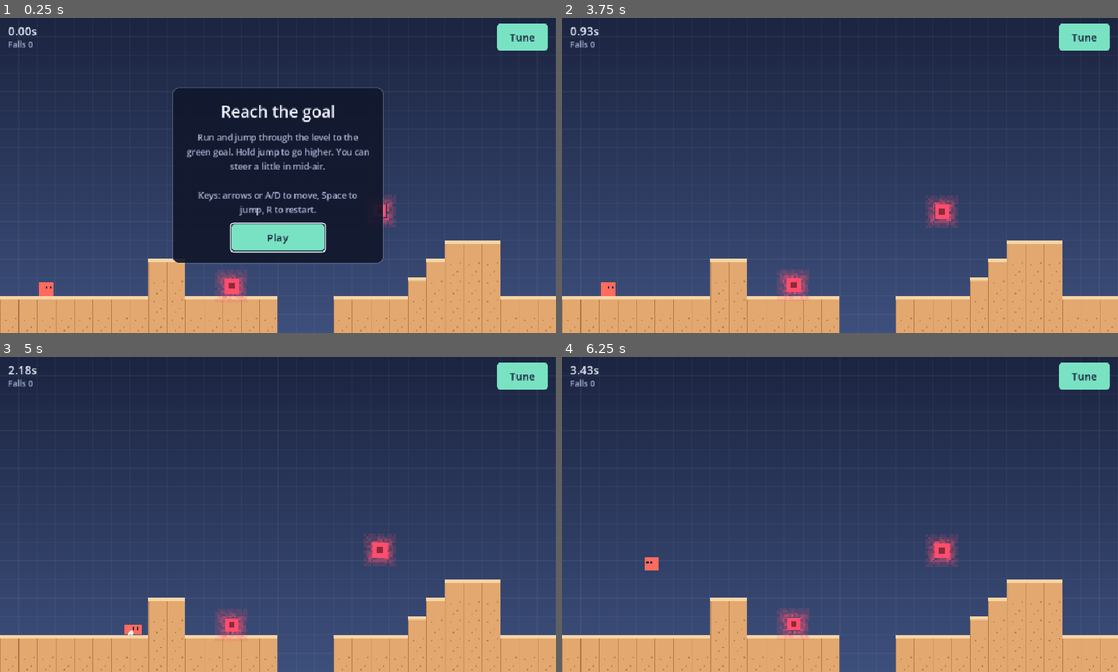
Above: before the commit, frames 1-4 (two rows, left to right).
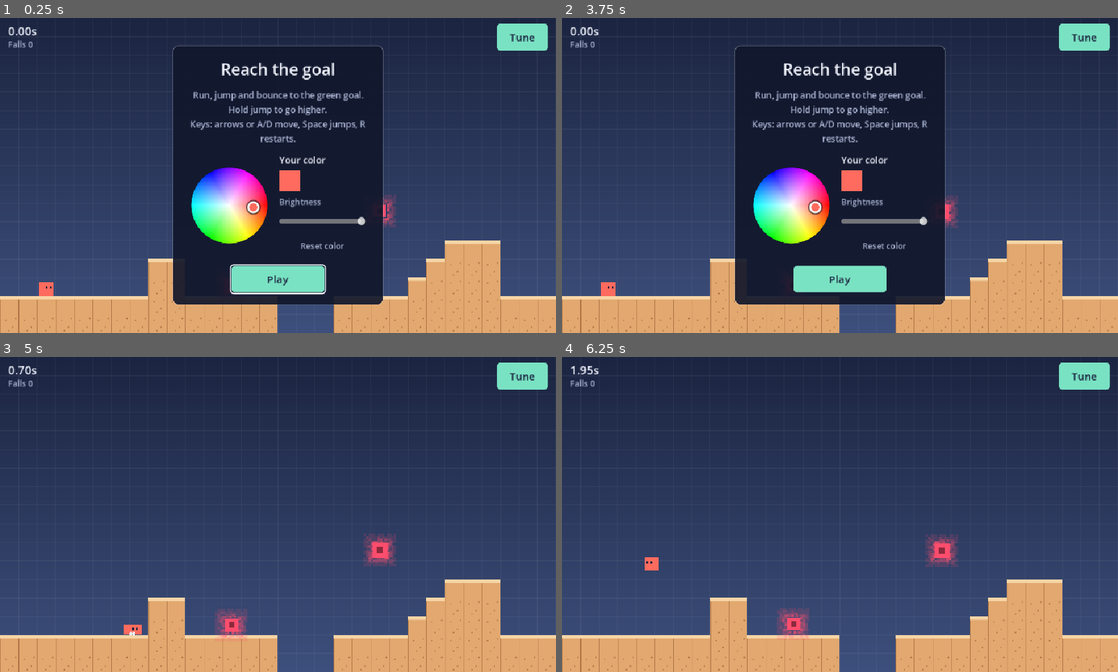
Above: after the commit, the same moments.

Repository: Wut-Lab/Gdtest
Game: Godot game, scene res://scenes/main.tscn
Same seed, same stepped clock (60 frames per second), same inputs: the game is played once before the commit and once after it.
Inputs (mouse positions are in pixels of both pictures, inside the frame that each line leads up to):
- Up to frame 1 (0.25 s): no input
- Up to frame 2 (3.75 s): click (884, 244) at 0.5 s, where only the run after the commit has a clickable "Reset color"; click "Tune" at 1.25 s; click (840, 279) at 2 s, where only the run after the commit has a clickable "Play"; click (840, 279) at 2.75 s, where only the run after the commit has a clickable "Play"; click "Done" at 3.5 s
- Up to frame 3 (5 s): move the mouse to (400, 498) at 4.27 s; hold Right (move_right) from 4.28 s (still down); hold Space (jump) from 4.28 s (still down); click (400, 498) at 4.42 s
- Up to frame 4 (6.25 s): release Right (move_right) at 5 s; release Space (jump) at 5 s; drag from (728, 530) to (940, 549) at 5.02 s; move the mouse to (895, 445) at 5.77 s; hold Left (move_left) from 5.78 s (still down); hold Space (jump) from 5.78 s (still down); click (895, 445) at 5.92 s

The runs differ from the first frame. In frame 1, 17% of the frame differs, in the area x 31-69%, y 8-91%; in frame 2, 31%, in the area x 3-69%, y 2-91%; in frame 3, less than 0.1%; in frame 4, less than 0.1%.

Commit message:
Add a color wheel to the start menu for the player's color
- ColorWheel control: angle picks the hue, distance from the center picks how
  vivid; tap or drag. A brightness slider, live preview and quiet Reset link
  sit beside it. The choice is saved on the device.
- Player eyes switch to light on dark colors so they stay visible.
- Shorter start-menu text so the picker fits in landscape and portrait.

Co-Authored-By: Claude Opus 5.5 <noreply@anthropic.com>
Claude-Session: https://claude.ai/code/session_013BExeN3Av7UrPxUm7ac5Ht

Diff:
--- a/levels/level_01.tscn
+++ b/levels/level_01.tscn
@@ -6,17 +6,17 @@
 [ext_resource type="PackedScene" path="res://scenes/goal.tscn" id="4_j0sdw"]
 [ext_resource type="Script" path="res://scripts/goal.gd" id="5_jy02f"]
 
-[node name="Level01" type="Node2D" unique_id=1044882721]
+[node name="Level01" type="Node2D" unique_id=104871188]
 script = ExtResource("1_mllcm")
 map_file = "res://levels/level_01.txt"
 teleporter_scene = ExtResource("2_q7ibo")
 
-[node name="Ground" type="TileMapLayer" parent="." unique_id=1589770661]
+[node name="Ground" type="TileMapLayer" parent="." unique_id=125903587]
 tile_set = ExtResource("3_cg8v6")
 
-[node name="Start" type="Marker2D" parent="." unique_id=1753432660]
+[node name="Start" type="Marker2D" parent="." unique_id=1874558907]
 position = Vector2(80, 468)
 
-[node name="Goal" type="Area2D" parent="." unique_id=1148535668 instance=ExtResource("4_j0sdw")]
+[node name="Goal" type="Area2D" parent="." unique_id=1211362678 instance=ExtResource("4_j0sdw")]
 position = Vector2(2832, 334)
 script = ExtResource("5_jy02f")
--- a/scenes/goal.tscn
+++ b/scenes/goal.tscn
@@ -5,8 +5,8 @@
 [sub_resource type="RectangleShape2D" id="RectangleShape2D_sx1j4"]
 size = Vector2(24, 24)
 
-[node name="Goal" type="Area2D" unique_id=1148535668]
+[node name="Goal" type="Area2D" unique_id=1211362678]
 script = ExtResource("1_jbojv")
 
-[node name="CollisionShape2D" type="CollisionShape2D" parent="." unique_id=317726945]
+[node name="CollisionShape2D" type="CollisionShape2D" parent="." unique_id=1954958332]
 shape = SubResource("RectangleShape2D_sx1j4")
--- a/scenes/hud.tscn
+++ b/scenes/hud.tscn
@@ -1,22 +1,23 @@
 [gd_scene format=3]
 
-[ext_resource type="Script" path="res://scripts/hud.gd" id="1_5ysmq"]
-[ext_resource type="Theme" path="res://art/ui_theme.tres" id="2_6fi6k"]
-[ext_resource type="Script" path="res://scripts/tuning_panel.gd" id="3_uo2fv"]
+[ext_resource type="Script" path="res://scripts/hud.gd" id="1_6fi6k"]
+[ext_resource type="Theme" path="res://art/ui_theme.tres" id="2_uo2fv"]
+[ext_resource type="Script" path="res://scripts/color_wheel.gd" id="3_047uy"]
+[ext_resource type="Script" path="res://scripts/tuning_panel.gd" id="4_5pdws"]
 
-[node name="HUD" type="CanvasLayer" unique_id=503562788]
+[node name="HUD" type="CanvasLayer" unique_id=282740292]
 process_mode = 3
-script = ExtResource("1_5ysmq")
+script = ExtResource("1_6fi6k")
 
-[node name="Root" type="Control" parent="." unique_id=885602796]
+[node name="Root" type="Control" parent="." unique_id=341579259]
 layout_mode = 3
 anchors_preset = 15
 anchor_right = 1.0
 anchor_bottom = 1.0
 mouse_filter = 2
-theme = ExtResource("2_6fi6k")
+theme = ExtResource("2_uo2fv")
 
-[node name="TimeLabel" type="Label" parent="Root" unique_id=820754146]
+[node name="TimeLabel" type="Label" parent="Root" unique_id=864450747]
 unique_name_in_owner = true
 layout_mode = 0
 offset_left = 14.0
@@ -26,7 +27,7 @@
 theme_type_variation = &"StatLabel"
 text = "0.00s"
 
-[node name="FallsLabel" type="Label" parent="Root" unique_id=582624327]
+[node name="FallsLabel" type="Label" parent="Root" unique_id=1519956054]
 unique_name_in_owner = true
 layout_mode = 0
 offset_left = 14.0
@@ -36,64 +37,116 @@
 theme_type_variation = &"SmallLabel"
 text = "Falls 0"
 
-[node name="StartMenu" type="CenterContainer" parent="Root" unique_id=626468508]
+[node name="StartMenu" type="CenterContainer" parent="Root" unique_id=800785806]
 unique_name_in_owner = true
 layout_mode = 0
 anchor_right = 1.0
 anchor_bottom = 1.0
 
-[node name="Panel" type="PanelContainer" parent="Root/StartMenu" unique_id=487539717]
+[node name="Panel" type="PanelContainer" parent="Root/StartMenu" unique_id=330190150]
 layout_mode = 2
 
-[node name="Box" type="VBoxContainer" parent="Root/StartMenu/Panel" unique_id=1735828387]
+[node name="Box" type="VBoxContainer" parent="Root/StartMenu/Panel" unique_id=925423990]
 layout_mode = 2
 theme_override_constants/separation = 14
 
-[node name="Title" type="Label" parent="Root/StartMenu/Panel/Box" unique_id=679315434]
+[node name="Title" type="Label" parent="Root/StartMenu/Panel/Box" unique_id=871165259]
 layout_mode = 2
 theme_type_variation = &"TitleLabel"
 text = "Reach the goal"
 horizontal_alignment = 1
 
-[node name="StartBody" type="Label" parent="Root/StartMenu/Panel/Box" unique_id=1611095394]
+[node name="StartBody" type="Label" parent="Root/StartMenu/Panel/Box" unique_id=1560919276]
 unique_name_in_owner = true
 custom_minimum_size = Vector2(320, 0)
 layout_mode = 2
 theme_type_variation = &"BodyLabel"
-text = "Run and jump through the level to the green goal. Hold jump to go higher. You can steer a little in mid-air.
-
-Keys: arrows or A/D to move, Space to jump, R to restart."
+text = "Run, jump and bounce to the green goal. Hold jump to go higher.
+Keys: arrows or A/D move, Space jumps, R restarts."
 horizontal_alignment = 1
 autowrap_mode = 3
 
-[node name="PlayButton" type="Button" parent="Root/StartMenu/Panel/Box" unique_id=1932428893]
+[node name="ColorRow" type="HBoxContainer" parent="Root/StartMenu/Panel/Box" unique_id=710244679]
+layout_mode = 2
+theme_override_constants/separation = 18
+alignment = 1
+
+[node name="ColorWheel" type="Control" parent="Root/StartMenu/Panel/Box/ColorRow" unique_id=1658818585]
+unique_name_in_owner = true
+custom_minimum_size = Vector2(136, 136)
+layout_mode = 2
+script = ExtResource("3_047uy")
+
+[node name="ColorSide" type="VBoxContainer" parent="Root/StartMenu/Panel/Box/ColorRow" unique_id=992418174]
+layout_mode = 2
+theme_override_constants/separation = 8
+alignment = 1
+
+[node name="Heading" type="Label" parent="Root/StartMenu/Panel/Box/ColorRow/ColorSide" unique_id=1068769557]
+layout_mode = 2
+text = "Your color"
+
+[node name="ColorPreview" type="ColorRect" parent="Root/StartMenu/Panel/Box/ColorRow/ColorSide" unique_id=431966447]
+unique_name_in_owner = true
+custom_minimum_size = Vector2(36, 36)
+layout_mode = 2
+size_flags_horizontal = 0
+color = Color(1, 0.41960785, 0.36862746, 1)
+
+[node name="BrightnessLabel" type="Label" parent="Root/StartMenu/Panel/Box/ColorRow/ColorSide" unique_id=759119463]
+layout_mode = 2
+theme_type_variation = &"SmallLabel"
+text = "Brightness"
+
+[node name="Brightness" type="HSlider" parent="Root/StartMenu/Panel/Box/ColorRow/ColorSide" unique_id=878602400]
+unique_name_in_owner = true
+custom_minimum_size = Vector2(150, 30)
+layout_mode = 2
+min_value = 0.2
+max_value = 1.0
+step = 0.01
+value = 1.0
+
+[node name="ColorReset" type="Button" parent="Root/StartMenu/Panel/Box/ColorRow/ColorSide" unique_id=1067449474]
+unique_name_in_owner = true
+custom_minimum_size = Vector2(0, 36)
+layout_mode = 2
+theme_override_colors/font_color = Color(0.6627451, 0.7019608, 0.81960785, 1)
+theme_override_colors/font_focus_color = Color(0.6627451, 0.7019608, 0.81960785, 1)
+theme_override_colors/font_pressed_color = Color(0.6627451, 0.7019608, 0.81960785, 1)
+theme_override_colors/font_hover_color = Color(0.6627451, 0.7019608, 0.81960785, 1)
+theme_override_font_sizes/font_size = 14
+text = "Reset color"
+flat = true
+
+[node name="PlayButton" type="Button" parent="Root/StartMenu/Panel/Box" unique_id=2008351623]
 unique_name_in_owner = true
 custom_minimum_size = Vector2(160, 44)
 layout_mode = 2
 size_flags_horizontal = 4
 text = "Play"
 
-[node name="WinMenu" type="CenterContainer" parent="Root" unique_id=1818120099]
+[node name="WinMenu" type="CenterContainer" parent="Root" unique_id=1388703099]
 unique_name_in_owner = true
 visible = false
 layout_mode = 0
 anchor_right = 1.0
 anchor_bottom = 1.0
 
-[node name="Panel" type="PanelContainer" parent="Root/WinMenu" unique_id=598415976]
+[node name="Panel" type="PanelContainer" parent="Root/WinMenu" unique_id=341047799]
 layout_mode = 2
 
-[node name="Box" type="VBoxContainer" parent="Root/WinMenu/Panel" unique_id=1871867103]
+[node name="Box" type="VBoxContainer" parent="Root/WinMenu/Panel" unique_id=492068710]
 layout_mode = 2
 theme_override_constants/separation = 14
 
-[node name="Title" type="Label" parent="Root/WinMenu/Panel/Box" unique_id=1020633921]
+[node name="Title" type="Label" parent="Root/WinMenu/Panel/Box" unique_id=1854423823]
 layout_mode = 2
 theme_type_variation = &"TitleLabel"
 text = "Goal reached"
 horizontal_alignment = 1
 
-[node name="ResultLabel" type="Label" parent="Root/WinMenu/Panel/Box" unique_id=2085658110]
+[node name="ResultLabel" type="Label" parent="Root/WinMenu/Panel/Box" unique_id=1002927384]
 unique_name_in_owner = true
 custom_minimum_size = Vector2(320, 0)
 layout_mode = 2
@@ -102,14 +155,14 @@
 horizontal_alignment = 1
 autowrap_mode = 3
 
-[node name="AgainButton" type="Button" parent="Root/WinMenu/Panel/Box" unique_id=1208568601]
+[node name="AgainButton" type="Button" parent="Root/WinMenu/Panel/Box" unique_id=50989294]
 unique_name_in_owner = true
 custom_minimum_size = Vector2(160, 44)
 layout_mode = 2
 size_flags_horizontal = 4
 text = "Play again"
 
-[node name="TuneButton" type="Button" parent="Root" unique_id=1969520387]
+[node name="TuneButton" type="Button" parent="Root" unique_id=281961833]
 unique_name_in_owner = true
 layout_mode = 0
 anchor_left = 1.0
@@ -121,9 +174,9 @@
 focus_mode = 0
 text = "Tune"
 
-[node name="TuningPanel" type="Control" parent="Root" unique_id=1045437037]
+[node name="TuningPanel" type="Control" parent="Root" unique_id=281701727]
 unique_name_in_owner = true
 anchors_preset = 0
 anchor_right = 1.0
 anchor_bottom = 1.0
-script = ExtResource("3_uo2fv")
+script = ExtResource("4_5pdws")
--- a/scenes/main.tscn
+++ b/scenes/main.tscn
@@ -17,27 +17,27 @@
 height = 256
 fill_to = Vector2(0, 1)
 
-[node name="Main" type="Node" unique_id=864145207]
+[node name="Main" type="Node" unique_id=417280091]
 script = ExtResource("1_o6xl0")
 level_scene = ExtResource("2_tipki")
 player_scene = ExtResource("3_85g3d")
 
-[node name="Background" type="CanvasLayer" parent="." unique_id=2112834996]
+[node name="Background" type="CanvasLayer" parent="." unique_id=1621486216]
 layer = -1
 
-[node name="Sky" type="TextureRect" parent="Background" unique_id=258648770]
+[node name="Sky" type="TextureRect" parent="Background" unique_id=1198644380]
 anchors_preset = 15
 anchor_right = 1.0
 anchor_bottom = 1.0
 texture = SubResource("GradientTexture2D_jkv2x")
 expand_mode = 1
 
-[node name="World" type="Node2D" parent="." unique_id=1890396854]
+[node name="World" type="Node2D" parent="." unique_id=1812039099]
 
-[node name="HUD" type="CanvasLayer" parent="." unique_id=503562788 instance=ExtResource("4_choun")]
+[node name="HUD" type="CanvasLayer" parent="." unique_id=282740292 instance=ExtResource("4_choun")]
 process_mode = 3
 script = ExtResource("5_ya4ey")
 
-[node name="TouchControls" type="CanvasLayer" parent="." unique_id=190659222 instance=ExtResource("6_eb6dy")]
+[node name="TouchControls" type="CanvasLayer" parent="." unique_id=156527928 instance=ExtResource("6_eb6dy")]
 layer = 2
 script = ExtResource("7_trceg")
--- a/scenes/player.tscn
+++ b/scenes/player.tscn
@@ -8,18 +8,18 @@
 [sub_resource type="Gradient" id="Gradient_qhqgy"]
 colors = PackedColorArray(0.93333334, 0.94509804, 0.98039216, 0.9, 0.93333334, 0.94509804, 0.98039216, 0)
 
-[node name="Player" type="CharacterBody2D" unique_id=484297531]
+[node name="Player" type="CharacterBody2D" unique_id=806548066]
 floor_snap_length = 4.0
 script = ExtResource("1_3vyb7")
 
-[node name="CollisionShape2D" type="CollisionShape2D" parent="." unique_id=339726106]
+[node name="CollisionShape2D" type="CollisionShape2D" parent="." unique_id=446521383]
 shape = SubResource("RectangleShape2D_g2els")
 
-[node name="Camera2D" type="Camera2D" parent="." unique_id=707137153]
+[node name="Camera2D" type="Camera2D" parent="." unique_id=650367008]
 position_smoothing_enabled = true
 position_smoothing_speed = 8.0
 
-[node name="Dust" type="CPUParticles2D" parent="." unique_id=1971571541]
+[node name="Dust" type="CPUParticles2D" parent="." unique_id=2112200561]
 position = Vector2(0, 12)
 emitting = false
 lifetime = 0.4
--- a/scenes/teleporter.tscn
+++ b/scenes/teleporter.tscn
@@ -5,8 +5,8 @@
 [sub_resource type="RectangleShape2D" id="RectangleShape2D_pce0k"]
 size = Vector2(24, 24)
 
-[node name="Teleporter" type="Area2D" unique_id=1516895863]
+[node name="Teleporter" type="Area2D" unique_id=1805111442]
 script = ExtResource("1_vurns")
 
-[node name="CollisionShape2D" type="CollisionShape2D" parent="." unique_id=1982708040]
+[node name="CollisionShape2D" type="CollisionShape2D" parent="." unique_id=231304192]
 shape = SubResource("RectangleShape2D_pce0k")
--- a/scenes/touch_controls.tscn
+++ b/scenes/touch_controls.tscn
@@ -15,13 +15,13 @@
 [sub_resource type="CircleShape2D" id="CircleShape2D_tve8x"]
 radius = 46.0
 
-[node name="TouchControls" type="CanvasLayer" unique_id=190659222]
+[node name="TouchControls" type="CanvasLayer" unique_id=156527928]
 layer = 2
 script = ExtResource("1_c1tq5")
 
-[node name="Pad" type="Node2D" parent="." unique_id=232877648]
+[node name="Pad" type="Node2D" parent="." unique_id=199549173]
 
-[node name="Left" type="TouchScreenButton" parent="Pad" unique_id=1204616539]
+[node name="Left" type="TouchScreenButton" parent="Pad" unique_id=1554233045]
 position = Vector2(18, 450)
 texture_normal = ExtResource("2_pefoi")
 texture_pressed = ExtResource("3_mc04f")
@@ -29,11 +29,11 @@
 passby_press = true
 action = "move_left"
 
-[node name="Arrow" type="Polygon2D" parent="Pad/Left" unique_id=2056087587]
+[node name="Arrow" type="Polygon2D" parent="Pad/Left" unique_id=852586417]
 color = Color(0.93333334, 0.94509804, 0.98039216, 1)
 polygon = PackedVector2Array(29, 38, 45, 24, 45, 52)
 
-[node name="Right" type="TouchScreenButton" parent="Pad" unique_id=1333948127]
+[node name="Right" type="TouchScreenButton" parent="Pad" unique_id=452209803]
 position = Vector2(106, 450)
 texture_normal = ExtResource("2_pefoi")
 texture_pressed = ExtResource("3_mc04f")
@@ -41,11 +41,11 @@
 passby_press = true
 action = "move_right"
 
-[node name="Arrow" type="Polygon2D" parent="Pad/Right" unique_id=736114822]
+[node name="Arrow" type="Polygon2D" parent="Pad/Right" unique_id=1813711132]
 color = Color(0.93333334, 0.94509804, 0.98039216, 1)
 polygon = PackedVector2Array(47, 38, 31, 24, 31, 52)
 
-[node name="Jump" type="TouchScreenButton" parent="Pad" unique_id=1821217496]
+[node name="Jump" type="TouchScreenButton" parent="Pad" unique_id=1390288498]
 position = Vector2(850, 434)
 texture_normal = ExtResource("4_i7au1")
 texture_pressed = ExtResource("5_lkmae")
@@ -53,7 +53,7 @@
 passby_press = true
 action = "jump"
 
-[node name="Label" type="Label" parent="Pad/Jump" unique_id=675447247]
+[node name="Label" type="Label" parent="Pad/Jump" unique_id=1320251436]
 offset_right = 92.0
 offset_bottom = 92.0
 theme_override_font_sizes/font_size = 18
--- /dev/null
+++ b/scripts/color_wheel.gd
@@ -0,0 +1,86 @@
+class_name ColorWheel
+extends Control
+## A touch-friendly color wheel. The angle around the wheel picks the hue; the distance from
+## the center picks how vivid the color is (center = white). Tap or drag anywhere on it.
+## Brightness is set separately (see `value`), which darkens the whole wheel to match.
+
+signal changed
+
+const TEXTURE_SIZE := 192
+
+var hue := 0.0
+var saturation := 0.0
+var value := 1.0:
+	set(v):
+		value = v
+		queue_redraw()
+
+var _wheel: ImageTexture
+
+
+func _ready() -> void:
+	mouse_filter = Control.MOUSE_FILTER_STOP
+	_wheel = _make_wheel()
+
+
+func set_hsv(h: float, s: float, v: float) -> void:
+	hue = h
+	saturation = s
+	value = v
+	queue_redraw()
+
+
+func _radius() -> float:
+	return minf(size.x, size.y) / 2.0 - 2.0
+
+
+func _center() -> Vector2:
+	return size / 2.0
+
+
+func _gui_input(event: InputEvent) -> void:
+	var pressed: bool = event is InputEventMouseButton and event.pressed \
+		and event.button_index == MOUSE_BUTTON_LEFT
+	var dragged: bool = event is InputEventMouseMotion \
+		and (event.button_mask & MOUSE_BUTTON_MASK_LEFT) != 0
+	if pressed or dragged:
+		_pick(event.position)
+		accept_event()
+
+
+func _pick(pos: Vector2) -> void:
+	var v := pos - _center()
+	hue = fposmod(v.angle() / TAU, 1.0)
+	saturation = clampf(v.length() / _radius(), 0.0, 1.0)
+	queue_redraw()
+	changed.emit()
+
+
+func _draw() -> void:
+	var r := _radius()
+	var c := _center()
+	# The wheel, darkened by the brightness setting.
+	draw_texture_rect(_wheel, Rect2(c - Vector2(r, r), Vector2(r, r) * 2.0), false,
+		Color(value, value, value))
+	# Marker: a ring showing the picked spot, filled with the picked color.
+	var at := c + Vector2.from_angle(hue * TAU) * saturation * r
+	draw_circle(at, 9.0, Color.from_hsv(hue, saturation, value))
+	draw_arc(at, 9.0, 0.0, TAU, 24, Color.WHITE, 2.5, true)
+	draw_arc(at, 11.5, 0.0, TAU, 24, Color(0, 0, 0, 0.5), 1.5, true)
+
+
+## Builds the wheel image once: hue by angle, saturation by distance, soft edge.
+func _make_wheel() -> ImageTexture:
+	var n := TEXTURE_SIZE
+	var img := Image.create_empty(n, n, false, Image.FORMAT_RGBA8)
+	var half := n / 2.0
+	for y in n:
+		for x in n:
+			var d := Vector2(x + 0.5 - half, y + 0.5 - half)
+			var dist := d.length() / half
+			if dist > 1.0:
+				continue
+			var col := Color.from_hsv(fposmod(d.angle() / TAU, 1.0), dist, 1.0)
+			col.a = clampf((1.0 - dist) * half, 0.0, 1.0)   # anti-aliased rim
+			img.set_pixel(x, y, col)
+	return ImageTexture.create_from_image(img)
--- a/scripts/hud.gd
+++ b/scripts/hud.gd
@@ -3,6 +3,7 @@
 ## Timer, fall counter, the start and win menus, and the Tune button.
 
 signal play_requested
+signal player_color_changed(color: Color)
 
 @onready var time_label: Label = %TimeLabel
 @onready var falls_label: Label = %FallsLabel
@@ -13,6 +14,13 @@
 @onready var again_button: Button = %AgainButton
 @onready var tune_button: Button = %TuneButton
 @onready var tuning_panel: TuningPanel = %TuningPanel
+@onready var color_wheel: ColorWheel = %ColorWheel
+@onready var brightness: HSlider = %Brightness
+@onready var color_preview: ColorRect = %ColorPreview
+@onready var color_reset: Button = %ColorReset
+
+## The game's built-in player color, for the Reset button. Main sets it.
+var default_color := Color("ff6b5e")
 
 
 func _ready() -> void:
@@ -20,6 +28,25 @@
 	again_button.pressed.connect(play_requested.emit)
 	tune_button.pressed.connect(tuning_panel.open)
 	tuning_panel.closed.connect(func() -> void: get_viewport().gui_release_focus())
+	color_wheel.changed.connect(_on_color_input)
+	brightness.value_changed.connect(func(_v: float) -> void: _on_color_input())
+	color_reset.pressed.connect(func() -> void:
+		set_player_color(default_color)
+		player_color_changed.emit(default_color))
+
+
+## Shows a color on the wheel, slider and preview without announcing a change.
+func set_player_color(c: Color) -> void:
+	color_wheel.set_hsv(c.h, c.s, c.v)
+	brightness.set_value_no_signal(c.v)
+	color_preview.color = c
+
+
+func _on_color_input() -> void:
+	var c := Color.from_hsv(color_wheel.hue, color_wheel.saturation, brightness.value)
+	color_wheel.value = brightness.value
+	color_preview.color = c
+	player_color_changed.emit(c)
 
 
 func show_start() -> void:
--- a/scripts/main.gd
+++ b/scripts/main.gd
@@ -3,6 +3,8 @@
 ## In a web build it also lets the page send a level in (used by the level editor).
 
 enum State { READY, PLAY, WON }
+
+const SETTINGS_PATH := "user://settings.cfg"
 
 @export var level_scene: PackedScene
 @export var player_scene: PackedScene
@@ -31,6 +33,10 @@
 	level.goal_reached.connect(_on_goal_reached)
 	hud.play_requested.connect(new_run)
 	hud.tuning_panel.player = player
+	hud.default_color = player.color
+	player.color = _load_player_color(player.color)
+	hud.set_player_color(player.color)
+	hud.player_color_changed.connect(_on_player_color_changed)
 	hud.set_stats(0.0, 0)
 	hud.show_start()
 	get_viewport().size_changed.connect(_on_screen_changed)
@@ -97,6 +103,22 @@
 	hud.set_stats(run_time, falls)
 
 
+## The player color picked on the start screen is saved on this device.
+func _on_player_color_changed(c: Color) -> void:
+	player.color = c
+	var cfg := ConfigFile.new()
+	cfg.load(SETTINGS_PATH)
+	cfg.set_value("player", "color", c)
+	cfg.save(SETTINGS_PATH)
+
+
+func _load_player_color(fallback: Color) -> Color:
+	var cfg := ConfigFile.new()
+	if cfg.load(SETTINGS_PATH) != OK:
+		return fallback
+	return cfg.get_value("player", "color", fallback)
+
+
 func _on_player_fell() -> void:
 	falls += 1
 	player.reset_to(level.start.position)
--- a/scripts/player.gd
+++ b/scripts/player.gd
@@ -233,5 +233,7 @@
 	draw_rect(rect, color)
 	var ex := _face * 4.0
 	var ey := rect.position.y + s.y * 0.3
-	draw_rect(Rect2(ex - 5.0, ey, 3.0, 5.0), eye_color)
-	draw_rect(Rect2(ex + 2.0, ey, 3.0, 5.0), eye_color)
+	# Dark eyes on light colors, light eyes on dark colors, so they always show.
+	var eyes := eye_color if color.get_luminance() > 0.3 else Color("eef1fa")
+	draw_rect(Rect2(ex - 5.0, ey, 3.0, 5.0), eyes)
+	draw_rect(Rect2(ex + 2.0, ey, 3.0, 5.0), eyes)
--- a/tools/build_scenes.gd
+++ b/tools/build_scenes.gd
@@ -267,11 +267,11 @@
 	falls_label.text = "Falls 0"
 	root.add_child(falls_label)
 
-	_menu(root, "StartMenu", "Reach the goal",
-		"Run and jump through the level to the green goal. Hold jump to go higher. "
-		+ "You can steer a little in mid-air.\n\n"
-		+ "Keys: arrows or A/D to move, Space to jump, R to restart.",
+	var start := _menu(root, "StartMenu", "Reach the goal",
+		"Run, jump and bounce to the green goal. Hold jump to go higher.\n"
+		+ "Keys: arrows or A/D move, Space jumps, R restarts.",
 		"StartBody", "PlayButton", "Play")
+	_color_row(start.get_node("Panel/Box"))
 	var win := _menu(root, "WinMenu", "Goal reached", "Time 0.00s  ·  Falls 0",
 		"ResultLabel", "AgainButton", "Play again")
 	win.visible = false
@@ -340,6 +340,70 @@
 	button.size_flags_horizontal = Control.SIZE_SHRINK_CENTER
 	box.add_child(button)
 	return center
+
+
+## The start menu's color picker: a wheel, and beside it a preview, brightness and reset.
+func _color_row(box: VBoxContainer) -> void:
+	var row := HBoxContainer.new()
+	row.name = "ColorRow"
+	row.alignment = BoxContainer.ALIGNMENT_CENTER
+	row.add_theme_constant_override("separation", 18)
+
+	var wheel := Control.new()
+	wheel.name = "ColorWheel"
+	wheel.unique_name_in_owner = true
+	wheel.set_script(load("res://scripts/color_wheel.gd"))
+	wheel.custom_minimum_size = Vector2(136, 136)
+	row.add_child(wheel)
+
+	var side := VBoxContainer.new()
+	side.name = "ColorSide"
+	side.alignment = BoxContainer.ALIGNMENT_CENTER
+	side.add_theme_constant_override("separation", 8)
+	row.add_child(side)
+
+	var heading := Label.new()
+	heading.name = "Heading"
+	heading.text = "Your color"
+	side.add_child(heading)
+
+	var preview := ColorRect.new()
+	preview.name = "ColorPreview"
+	preview.unique_name_in_owner = true
+	preview.color = Color("ff6b5e")
+	preview.custom_minimum_size = Vector2(36, 36)
+	preview.size_flags_horizontal = Control.SIZE_SHRINK_BEGIN
+	side.add_child(preview)
+
+	var bright_label := Label.new()
+	bright_label.name = "BrightnessLabel"
+	bright_label.text = "Brightness"
+	bright_label.theme_type_variation = "SmallLabel"
+	side.add_child(bright_label)
+
+	var slider := HSlider.new()
+	slider.name = "Brightness"
+	slider.unique_name_in_owner = true
+	slider.min_value = 0.2
+	slider.max_value = 1.0
+	slider.step = 0.01
+	slider.value = 1.0
+	slider.custom_minimum_size = Vector2(150, 30)
+	side.add_child(slider)
+
+	var reset := Button.new()
+	reset.name = "ColorReset"
+	reset.unique_name_in_owner = true
+	reset.text = "Reset color"
+	reset.custom_minimum_size = Vector2(0, 36)
+	reset.add_theme_font_size_override("font_size", 14)
+	reset.flat = true   # a quiet text button, so Play stays the main action
+	for color_name in ["font_color", "font_hover_color", "font_pressed_color", "font_focus_color"]:
+		reset.add_theme_color_override(color_name, INK_DIM)
+	side.add_child(reset)
+
+	box.add_child(row)
+	box.move_child(row, box.get_child_count() - 2)   # above the Play button
 
 
 func _touch_scene() -> Node:
Not shown, added: scripts/color_wheel.gd.uid
